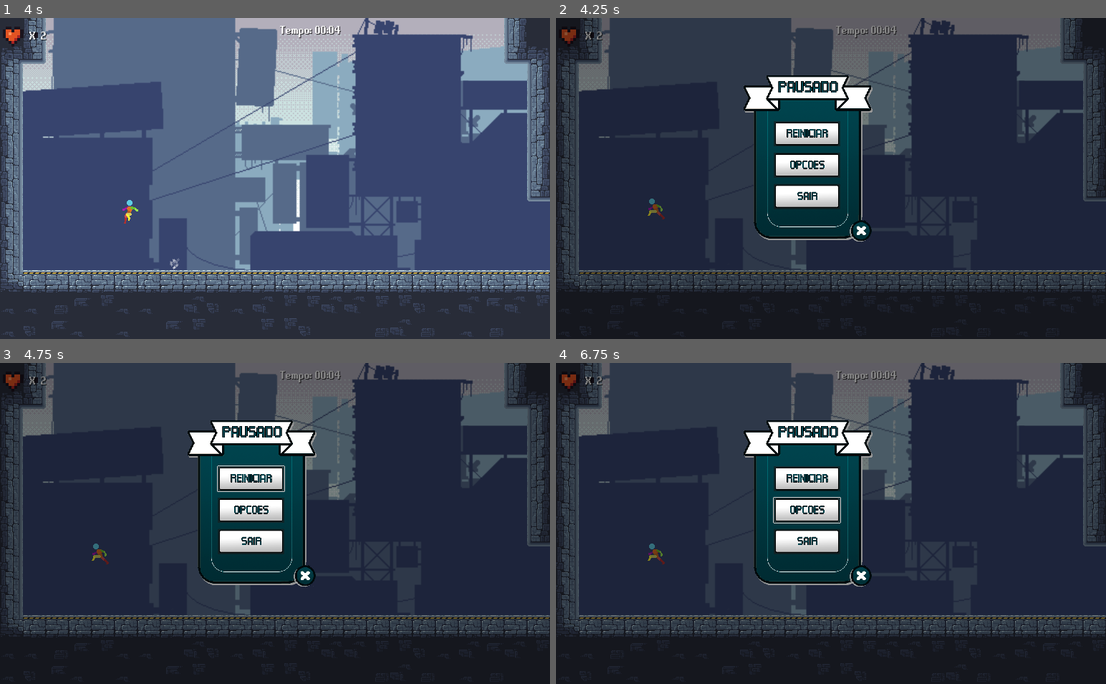
Above: before the commit, frames 1-4 (two rows, left to right).
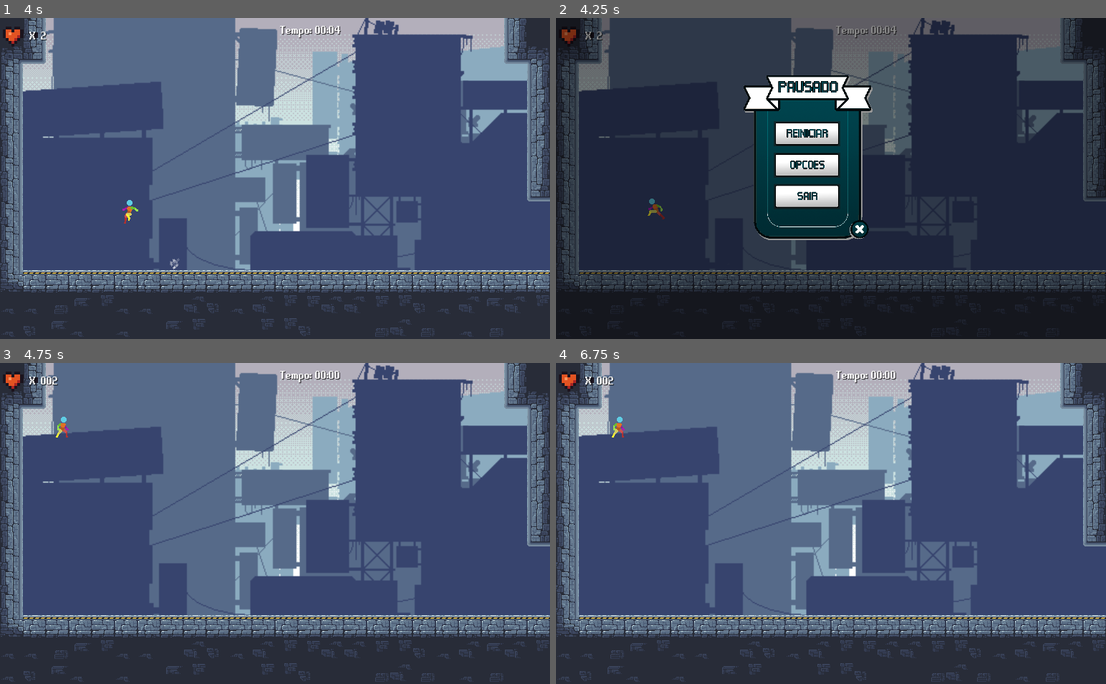
Above: after the commit, the same moments.

Repository: Eduardo-Pyment/Alquimista_dos_Sonhos-A_ultima_semente
Game: Godot game, scene res://Fases/fase_1.tscn
Two runs of this game, one before a commit and one after it. Both use one fixed random seed, a clock stepped at 60 frames per second and the inputs below. This scene is started directly instead of the project's main scene.
Inputs (mouse positions are in pixels of both pictures, inside the frame that each line leads up to):
- Up to frame 1 (4 s): tap Enter (ui_accept) at 0.5, 0.77, 1.52, 3.02, 3.77 s; hold Right (ui_right) 0.53-1.28 s; hold Left (ui_left) 1.28-2.03 s; hold Right (ui_right) 2.03-2.78 s; hold Up (ui_up) 2.78-3.53 s; hold Left (ui_left) from 3.53 s (still down)
- Up to frame 2 (4.25 s): keep holding Left (ui_left); tap Escape (ui_cancel) at 4.15 s
- Up to frame 3 (4.75 s): release Left (ui_left) at 4.25 s; click (253, 478) at 4.25 s
- Up to frame 4 (6.75 s): click (809, 478) at 5.02 s; click (809, 478) at 5.77 s; click (809, 510) at 6.52 s

Frame 1 is identical in both runs. In frame 2, 0.1% of the frame differs, in the area x 53-58%, y 62-70%; in frame 3, 100%; in frame 4, 100%, in the area x 0-100%, y 0-100%.
Error after the commit: Invalid assignment of property or key 'paused' with value of type 'bool' on a base object of type 'null instance'. (res://Menus/MenuPause/MenuPause.gd:19)

Commit message:
Add func reload game

Diff:
--- a/Menus/MenuPause/MenuPause.gd
+++ b/Menus/MenuPause/MenuPause.gd
@@ -1,10 +1,7 @@
 extends CanvasLayer
-
 
 func _ready():
 	visible = false
-	#connect("pressed", self, "_on_button_pressed")
-
 
 func _process(delta):
 	pass
@@ -14,13 +11,12 @@
 		visible = true
 		get_tree().paused = true
 
+func reload_game():
+	get_tree().reload_current_scene()
+
 func _on_reiniciar_pressed():
-	var game_scene = get_tree().get_root().get_node("GameScene")
-	if game_scene:
-		game_scene.queue_free()
-		var new_game_scene = preload("res://Fases/fase_1.tscn")
-		var instance = new_game_scene.instance()
-		get_tree().get_root().add_child(instance)
+	reload_game()
+	get_tree().paused = false
 
 func _on_opcoes_pressed():
 	pass # Replace with function body.
--- a/Menus/MenuPause/menu_pause.tscn
+++ b/Menus/MenuPause/menu_pause.tscn
@@ -66,7 +66,7 @@
 offset_top = 280.0
 offset_right = 498.0
 offset_bottom = 370.0
-scale = Vector2(0.382935, 0.382935)
+scale = Vector2(0.338316, 0.338316)
 shortcut = SubResource("Shortcut_nfi7e")
 icon = ExtResource("5_61lrm")
 flat = true
